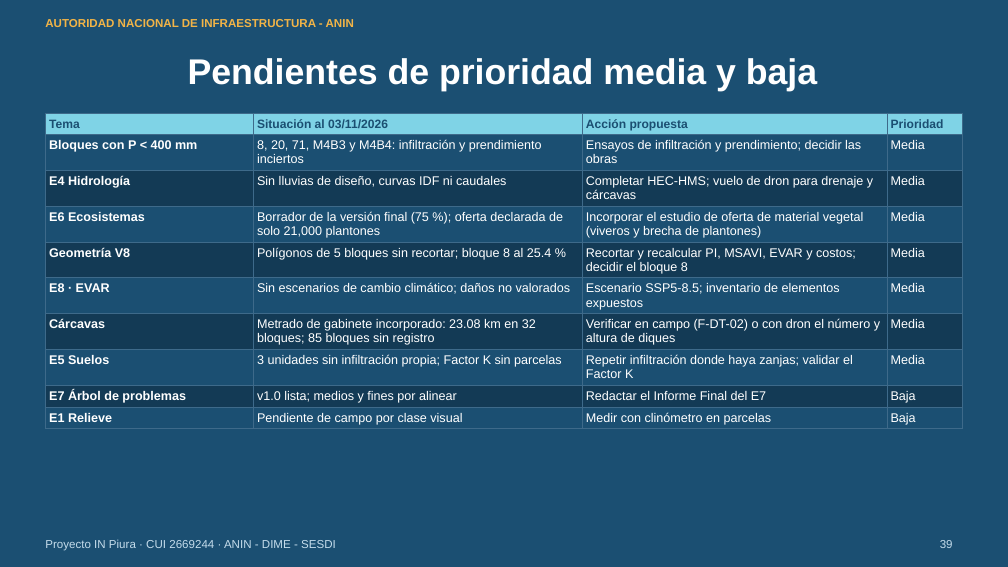
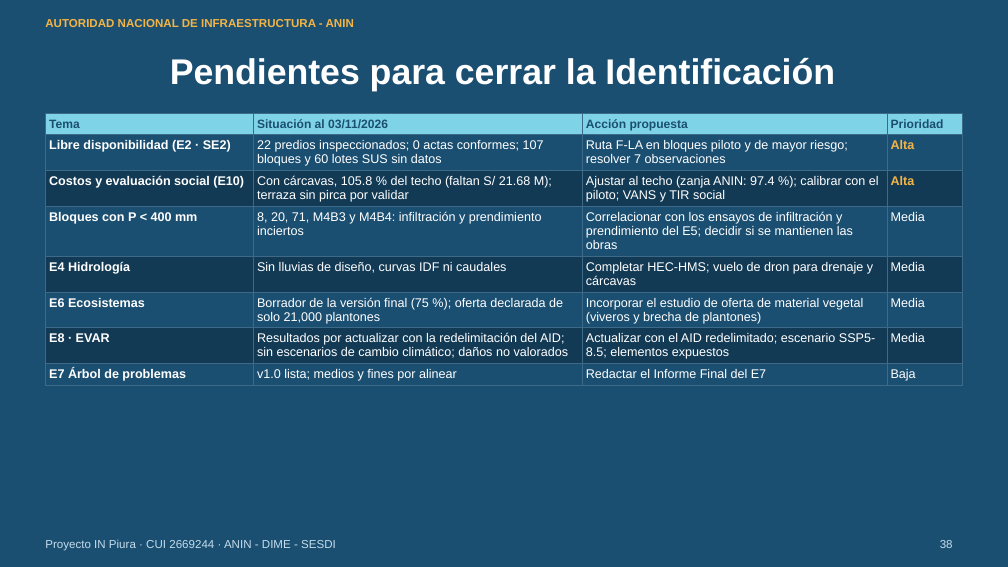
Before and after one commit to salomoncahuas-tech/Salomon1969, a slide deck: slide 38 of presentaciones/avance_perfil_sesdi_2026-11-03/Avance_Perfil_IN_Piura_SESDI_03_noviembre.pptx (slide 39 before the commit). Drawn at 1008x567 pixels with LibreOffice and Linux fonts; fonts in the diff are those of the drawing. Boxes give left, top, right and bottom in pixels: in the first picture for what was removed or moved away, otherwise in the second. Text is boxed around its words. In the diff, an @@ line names an element or a change of style, - is before the commit and + after.

```diff
--- a/presentaciones/avance_perfil_sesdi_2026-11-03/Avance_Perfil_IN_Piura_SESDI_03_noviembre.pptx
+++ b/presentaciones/avance_perfil_sesdi_2026-11-03/Avance_Perfil_IN_Piura_SESDI_03_noviembre.pptx
@@ title at [170,58,835,91]: text changed @@
-Pendientes de prioridad media y baja
+Pendientes para cerrar la Identificación
@@ table at [45,113,963,385] @@
-row 2: Bloques con P < 400 mm | 8, 20, 71, M4B3 y M4B4: infiltración y prendimiento inciertos | Ensayos de infiltración y prendimiento; decidir las obras | Media
+row 2: Libre disponibilidad (E2 · SE2) | 22 predios inspeccionados; 0 actas conformes; 107 bloques y 60 lotes SUS sin datos | Ruta F-LA en bloques piloto y de mayor riesgo; resolver 7 observaciones | Alta
+row 3: Costos y evaluación social (E10) | Con cárcavas, 105.8 % del techo (faltan S/ 21.68 M); terraza sin pirca por validar | Ajustar al techo (zanja ANIN: 97.4 %); calibrar con el piloto; VANS y TIR social | Alta
+row 4: Bloques con P < 400 mm | 8, 20, 71, M4B3 y M4B4: infiltración y prendimiento inciertos | Correlacionar con los ensayos de infiltración y prendimiento del E5; decidir si se mantienen las obras | Media
-row 5: Geometría V8 | Polígonos de 5 bloques sin recortar; bloque 8 al 25.4 % | Recortar y recalcular PI, MSAVI, EVAR y costos; decidir el bloque 8 | Media
-row 6: E8 · EVAR | Sin escenarios de cambio climático; daños no valorados | Escenario SSP5-8.5; inventario de elementos expuestos | Media
-row 7: Cárcavas | Metrado de gabinete incorporado: 23.08 km en 32 bloques; 85 bloques sin registro | Verificar en campo (F-DT-02) o con dron el número y altura de diques | Media
-row 8: E5 Suelos | 3 unidades sin infiltración propia; Factor K sin parcelas | Repetir infiltración donde haya zanjas; validar el Factor K | Media
+row 7: E8 · EVAR | Resultados por actualizar con la redelimitación del AID; sin escenarios de cambio climático; daños no valorados | Actualizar con el AID redelimitado; escenario SSP5-8.5; elementos expuestos | Media
-row 10: E1 Relieve | Pendiente de campo por clase visual | Medir con clinómetro en parcelas | Baja
```
Also in this commit, not shown: 6 other slides changed, 1 slide removed, 3 other files.
